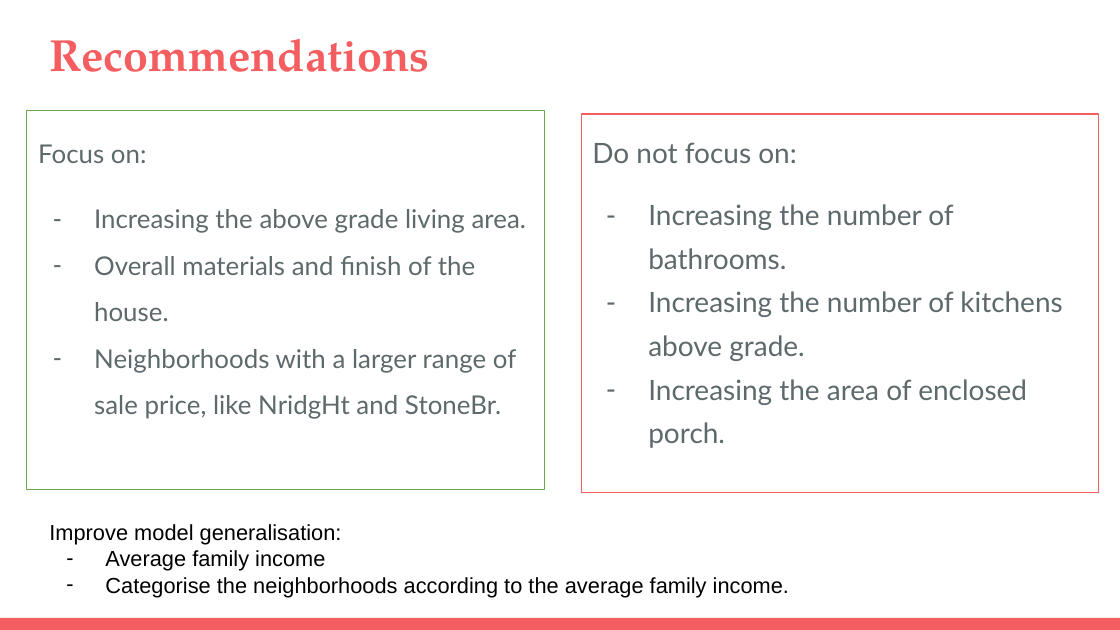
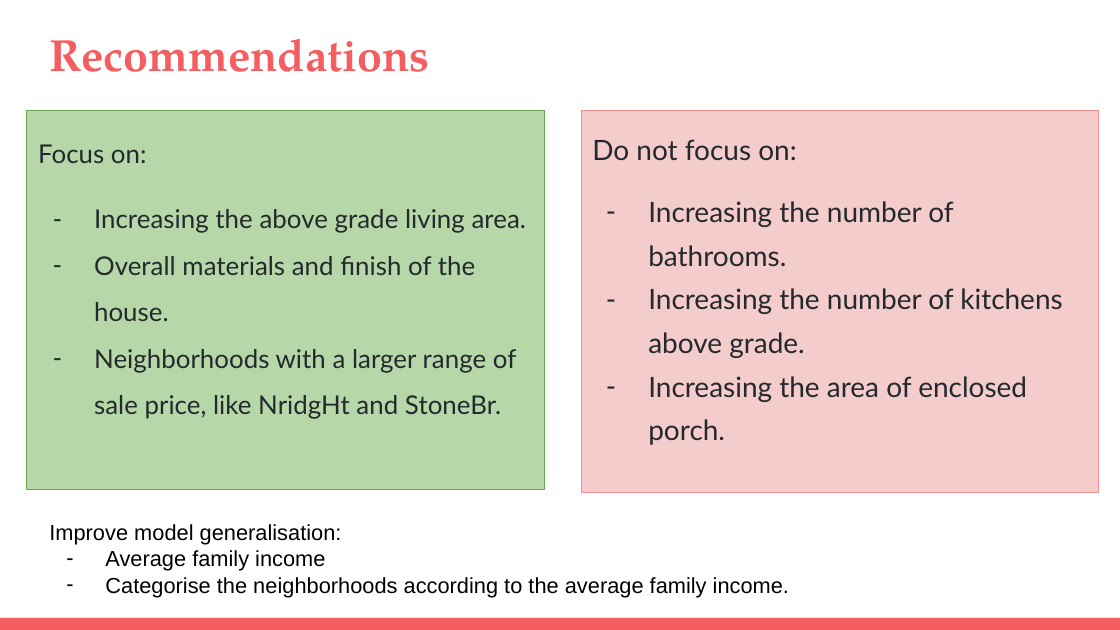
Before and after one commit to fellycia/Project-2, a slide deck: slide 13 of Project 2 slides.pptx (slide 10 before the commit). Drawn at 1120x630 pixels with LibreOffice and Linux fonts; fonts in the diff are those of the drawing. Boxes give left, top, right and bottom in pixels: in the first picture for what was removed or moved away, otherwise in the second. Text is boxed around its words. In the diff, an @@ line names an element or a change of style, - is before the commit and + after.

```diff
--- a/Project 2 slides.pptx
+++ b/Project 2 slides.pptx
@@ text "Focus on:" at (27,111,544,489): text colour #5E696C to #24292E; bullet colour #5E696C to #24292E; fill none to #B6D7A8 @@
@@ text "Do not focus on:" at (581,111,1099,493): text colour #5E696C to #24292E; bullet colour #5E696C to #24292E; fill none to #F4CCCC; outline #F55E61 0.75 pt to #F58F8F 0.75 pt @@
```
Also in this commit, not shown: 2 other slides changed, 3 slides added.
